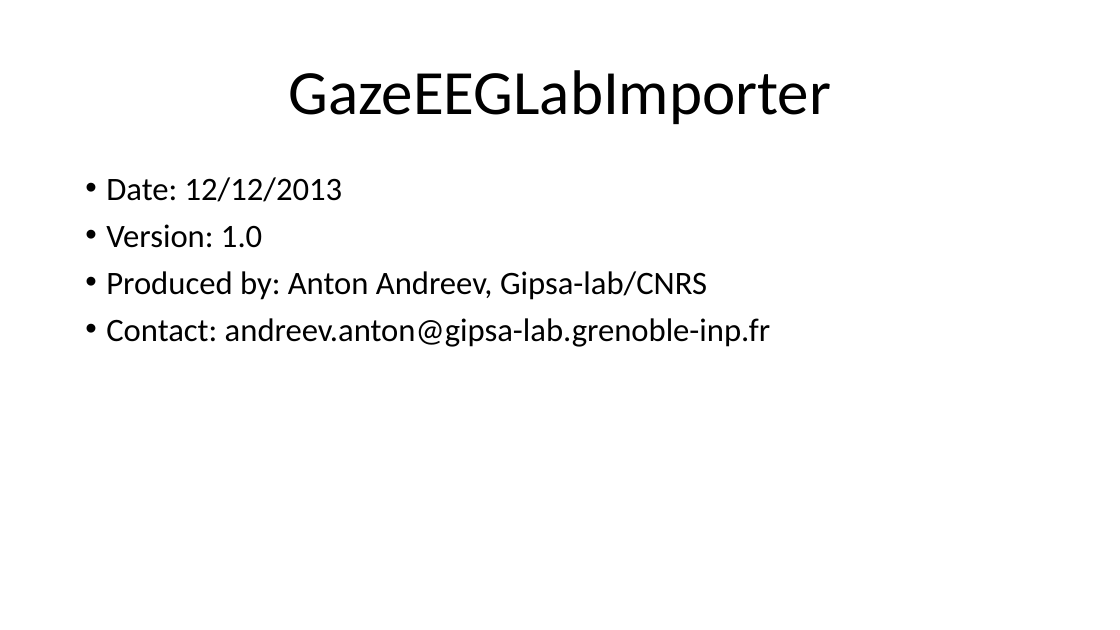
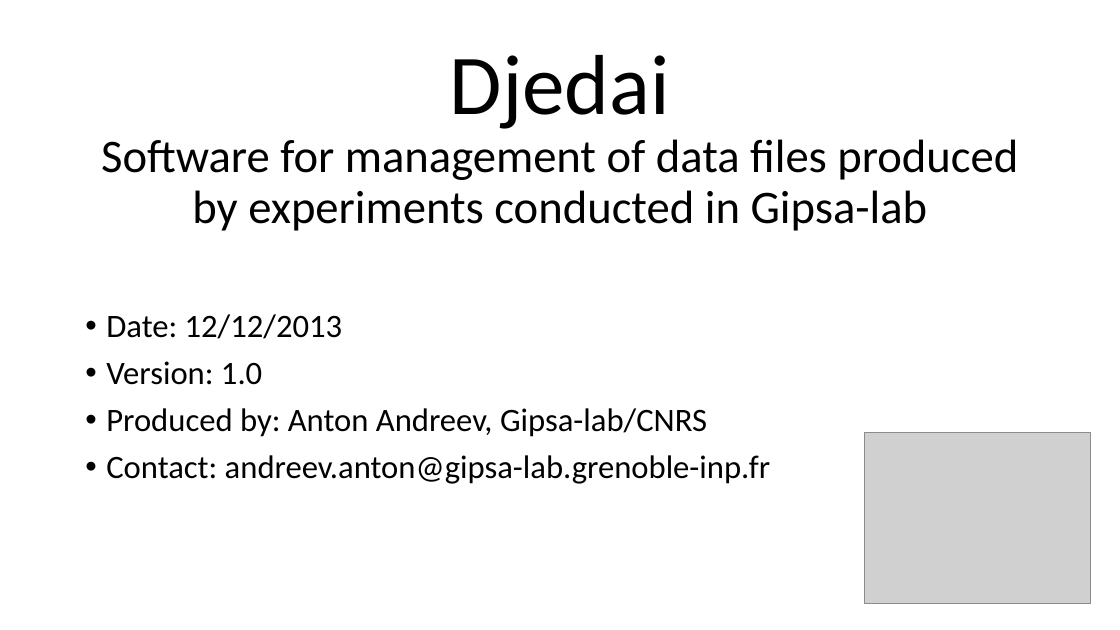
Before and after one commit to sssandyad/adastra, a slide deck: slide 1 of src_ebd_tool/docs/Help_djedai.pptx. Drawn at 1120x630 pixels with LibreOffice and Linux fonts; fonts in the diff are those of the drawing; grey boxes stand for pictures. Boxes give left, top, right and bottom in pixels: in the first picture for what was removed or moved away, otherwise in the second. Text is boxed around its words. In the diff, an @@ line names an element or a change of style, - is before the commit and + after.

```diff
--- a/src_ebd_tool/docs/Help_djedai.pptx
+++ b/src_ebd_tool/docs/Help_djedai.pptx
@@ title at [101, 55, 1018, 231]: text changed; size 54 to 40 pt @@
-GazeEEGLabImporter
+Djedai
+Software for management of data files produced by experiments conducted in Gipsa-lab
@@ text "Date: 12/12/2013": place and size @@
-text "Date: 12/12/2013" at [106, 177, 770, 347]
+text "Date: 12/12/2013" at [106, 314, 770, 484]
@@ picture added at [865, 433, 1091, 603] @@
```
Also in this commit, not shown: 5 slides added, 4 slides removed.
